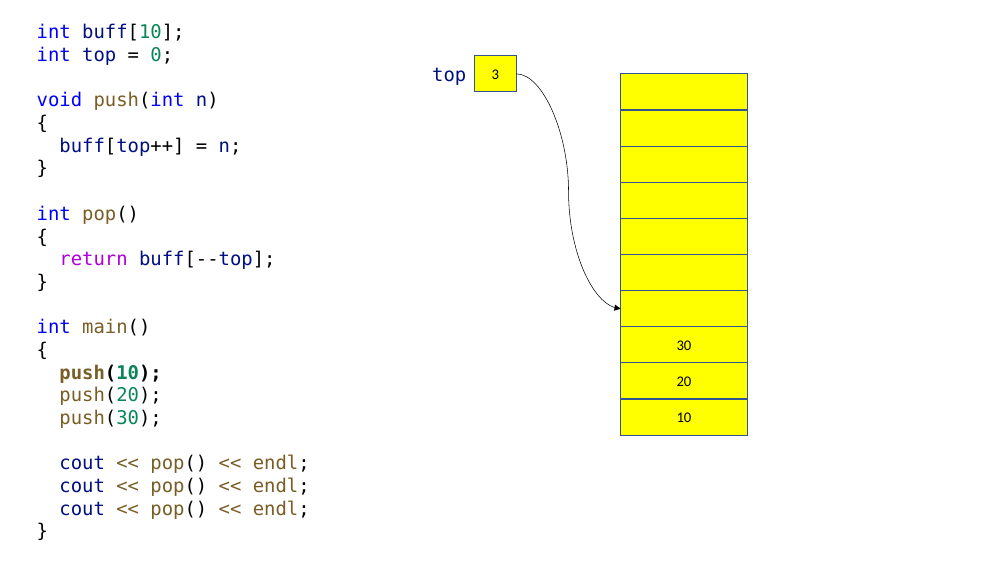
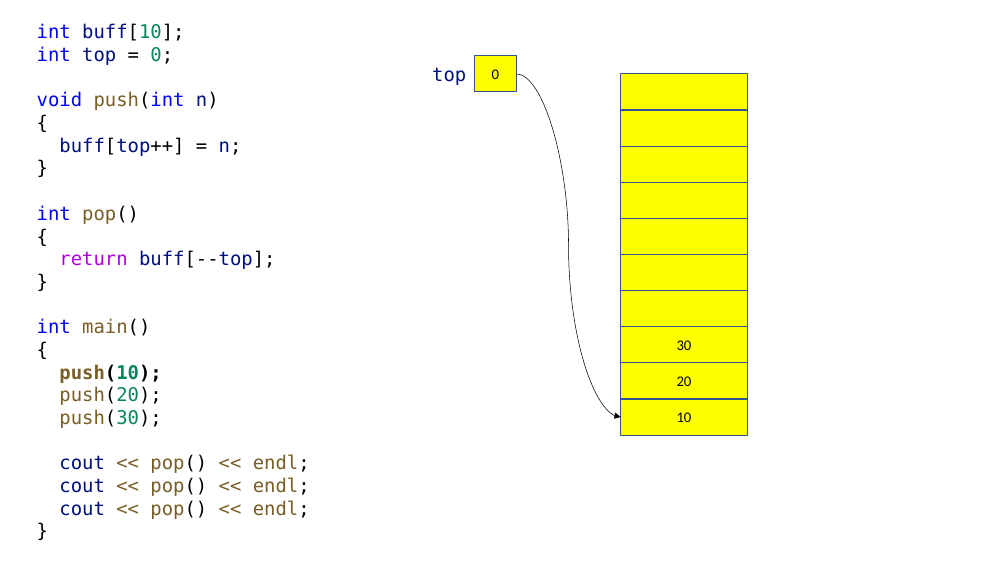
Before and after one commit to yoondev-classroom/hyundai_220510, a slide deck: slide 3 of cpp/220517.pptx. Drawn at 1008x567 pixels with LibreOffice and Linux fonts; fonts in the diff are those of the drawing. Boxes give left, top, right and bottom in pixels: in the first picture for what was removed or moved away, otherwise in the second. Text is boxed around its words. In the diff, an @@ line names an element or a change of style, - is before the commit and + after.

```diff
--- a/cpp/220517.pptx
+++ b/cpp/220517.pptx
@@ text in rectangle at (492,69,499,79): text changed @@
-3
+0
@@ curved arrow moved from (516, 74) - (621, 309) to (516, 74) - (621, 417) @@
```
Also in this commit, not shown: 4 other files.
